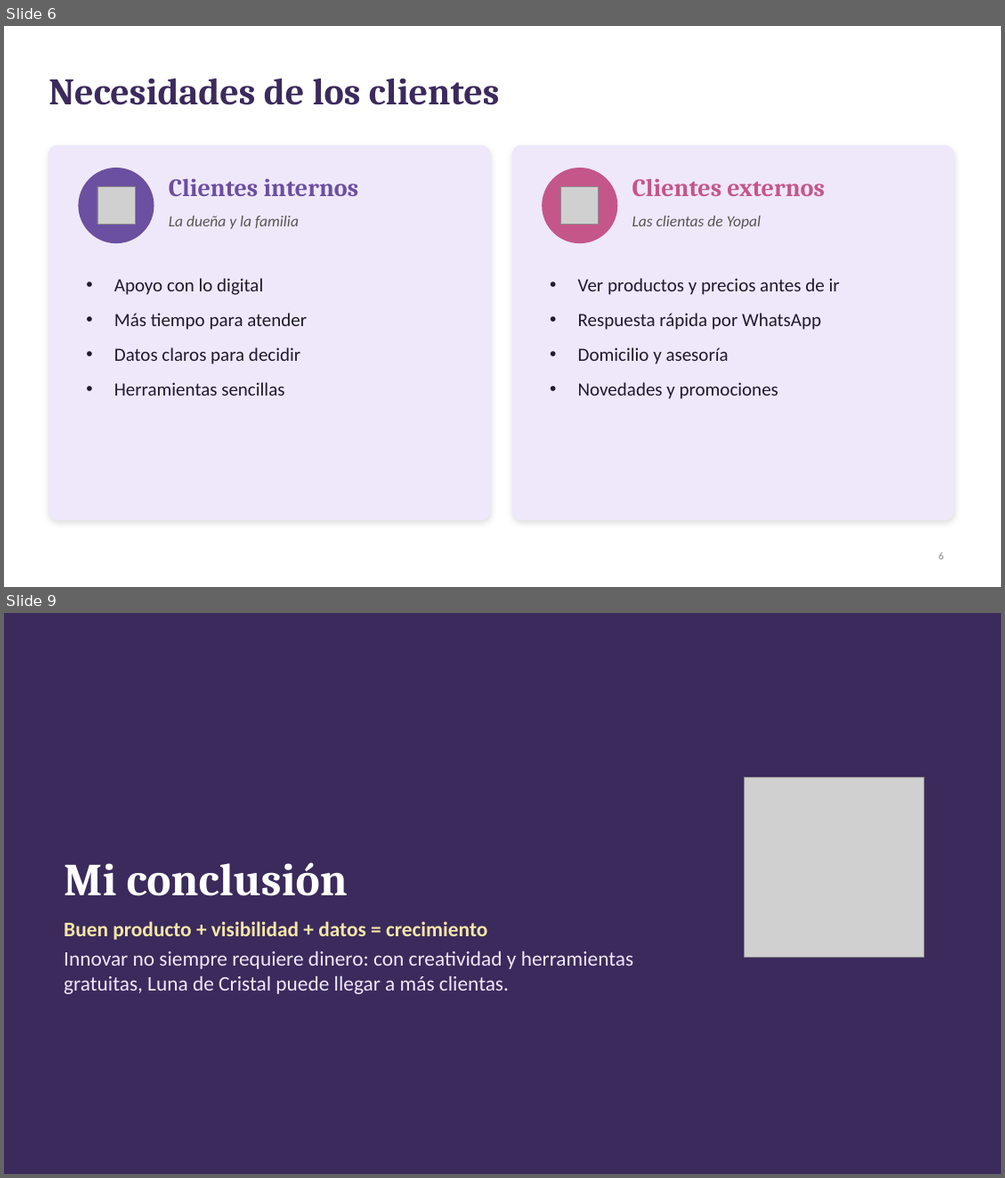
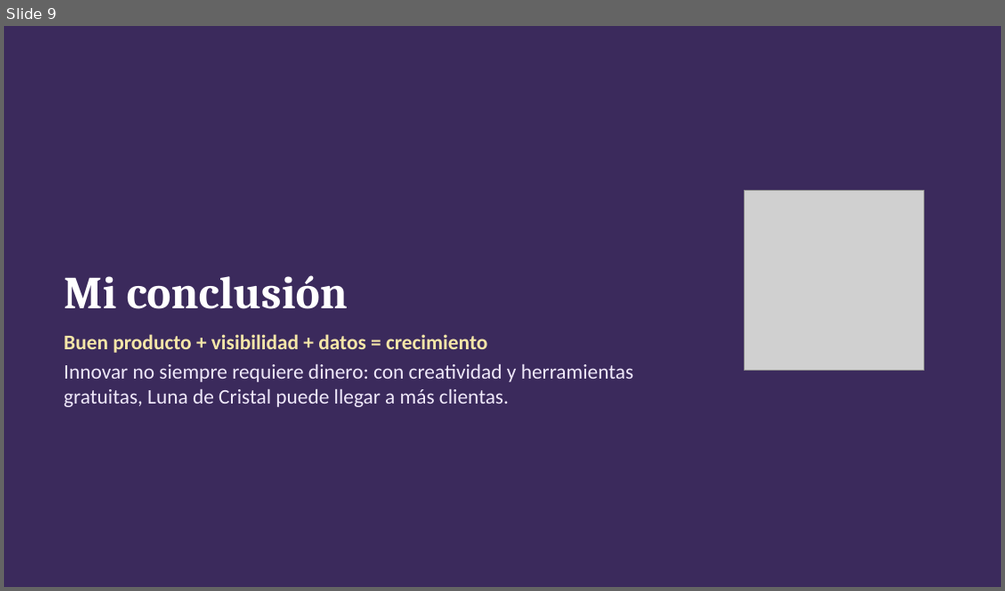
Before and after one commit to nayraclaud-glitch/Trabjo-De-eEstudio, a slide deck: Actividad Alva instructora Luna de Cristal/4_Paso4_Visual_Thinking.pptx. Shown one above the other, each under a label of ours: slides 6 and 9 before the commit, slide 9 after it; the slides between them are not shown. The pictures are 1005x1178 and 1005x591 pixels, drawn with LibreOffice and Linux fonts; fonts in the diff are those of the drawing; grey boxes stand for pictures. Boxes give left, top, right and bottom in pixels: in the first picture for what was removed or moved away, otherwise in the second. Text is boxed around its words. In the diff, an @@ line names an element or a change of style, - is before the commit and + after.

```diff
--- a/Actividad Alva instructora Luna de Cristal/4_Paso4_Visual_Thinking.pptx
+++ b/Actividad Alva instructora Luna de Cristal/4_Paso4_Visual_Thinking.pptx
@@ slide 6 removed at <box>4,26,1001,587</box>, background #FFFFFF @@
@@ title removed at <box>48,79,500,105</box> @@
-Necesidades de los clientes
@@ rounded rectangle removed at <box>48,145,490,520</box> @@
@@ rounded rectangle removed at <box>512,145,954,520</box> @@
@@ ellipse removed at <box>79,168,154,243</box> @@
@@ text removed at <box>169,178,359,196</box> @@
-Clientes internos
@@ ellipse removed at <box>542,168,617,243</box> @@
@@ text removed at <box>632,178,825,196</box> @@
-Clientes externos
@@ picture removed at <box>97,187,135,224</box> @@
@@ picture removed at <box>561,187,599,224</box> @@
@@ text removed at <box>169,216,299,229</box> @@
-La dueña y la familia
@@ text removed at <box>632,216,760,229</box> @@
-Las clientas de Yopal
@@ text removed at <box>114,278,307,395</box> @@
-• Apoyo con lo digital
-• Más tiempo para atender
-• Datos claros para decidir
-• Herramientas sencillas
@@ text removed at <box>578,278,840,399</box> @@
-• Ver productos y precios antes de ir
-• Respuesta rápida por WhatsApp
-• Domicilio y asesoría
-• Novedades y promociones
@@ page number removed at <box>938,552,944,559</box> @@
-6
```
Also in this commit, not shown: 6 slides changed, 1 slide added, 3 other files.
